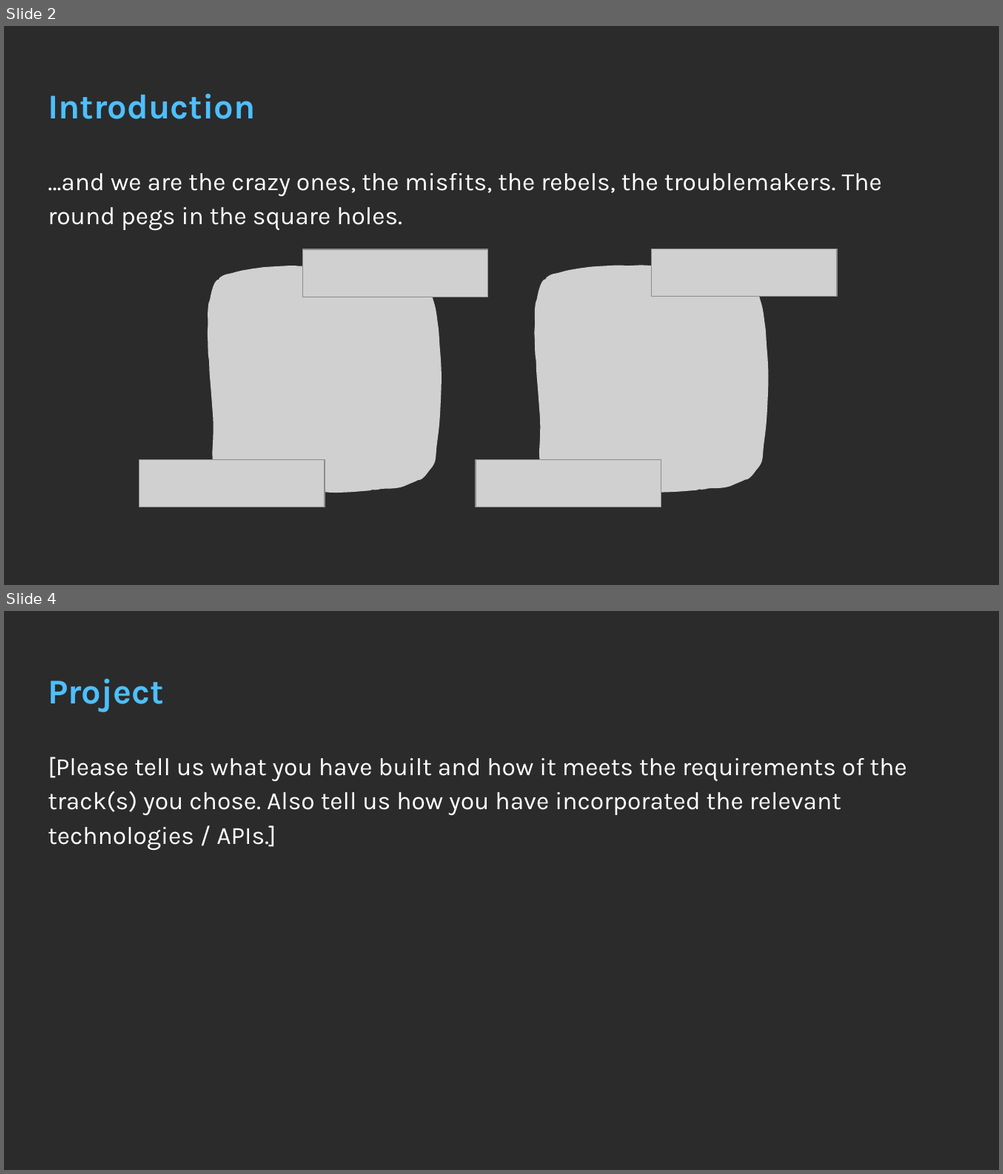
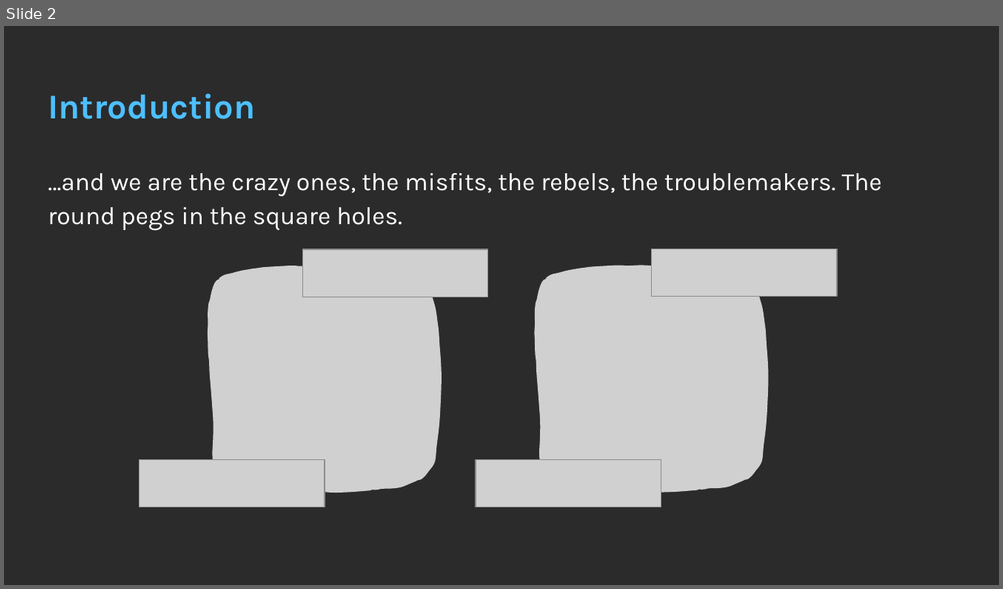
Before and after one commit to skhiearth/AvataaarsX, a slide deck: NFT Vision Hack Deck.pptx. Shown one above the other, each under a label of ours: slides 2 and 4 before the commit, slide 2 after it; the slides between them are not shown. The pictures are 1003x1174 and 1003x589 pixels, drawn with LibreOffice and Linux fonts; fonts in the diff are those of the drawing; grey boxes stand for pictures; background and template pictures are left out; a plain dark background stands for a picture behind light text. Boxes give left, top, right and bottom in pixels: in the first picture for what was removed or moved away, otherwise in the second. Text is boxed around its words. In the diff, an @@ line names an element or a change of style, - is before the commit and + after.

```diff
--- a/NFT Vision Hack Deck.pptx
+++ b/NFT Vision Hack Deck.pptx
@@ slide 4 removed at (x1=4, y1=611, x2=999, y2=1170), background picture (left out) @@
@@ title removed at (x1=48, y1=678, x2=163, y2=712) @@
-Project
@@ text removed at (x1=48, y1=757, x2=907, y2=851) @@
-[Please tell us what you have built and how it meets the requirements of the track(s) you chose. Also tell us how you have incorporated the relevant technologies / APIs.]
```
Also in this commit, not shown: 1 slide changed, 3 slides added, 2 other slides removed, 3 other files.
